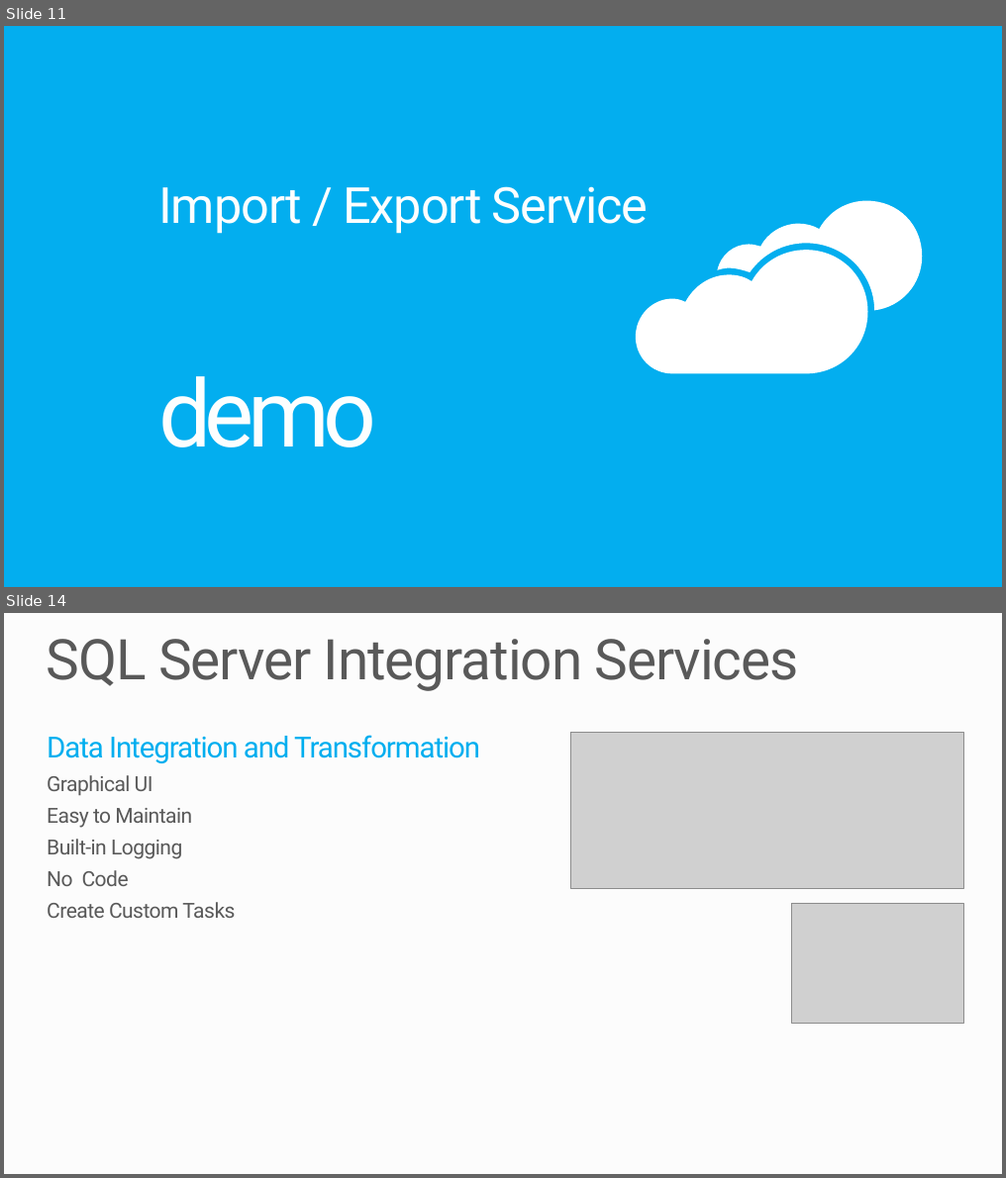
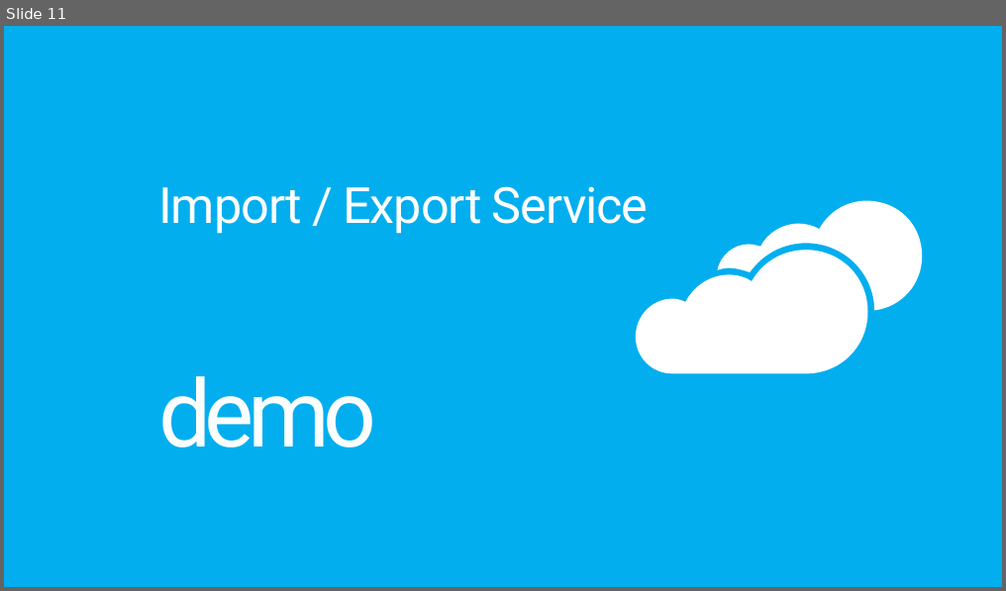
Before and after one commit to tanleittl/PRESENTATION-SQLDatabaseMigration, a slide deck: SQLDatabaseMigration.pptx. Shown one above the other, each under a label of ours: slides 11 and 14 before the commit, slide 11 after it; the slides between them are not shown. The pictures are 1006x1178 and 1006x591 pixels, drawn with LibreOffice and Linux fonts; fonts in the diff are those of the drawing; grey boxes stand for pictures; background and template pictures are left out. Boxes give left, top, right and bottom in pixels: in the first picture for what was removed or moved away, otherwise in the second. Text is boxed around its words. In the diff, an @@ line names an element or a change of style, - is before the commit and + after.

```diff
--- a/SQLDatabaseMigration.pptx
+++ b/SQLDatabaseMigration.pptx
@@ slide 14 removed at box(4, 613, 1002, 1174), background #FCFCFC @@
@@ title removed at box(47, 639, 798, 691) @@
-SQL Server Integration Services
@@ text removed at box(47, 735, 480, 918) @@
-Data Integration and Transformation
-Graphical UI
-Easy to Maintain
-Built-in Logging
-No Code
-Create Custom Tasks
@@ picture removed at box(570, 733, 963, 889) @@
@@ picture removed at box(792, 903, 963, 1023) @@
```
Also in this commit, not shown: 7 slides changed, 5 slides added, 5 other slides removed.
